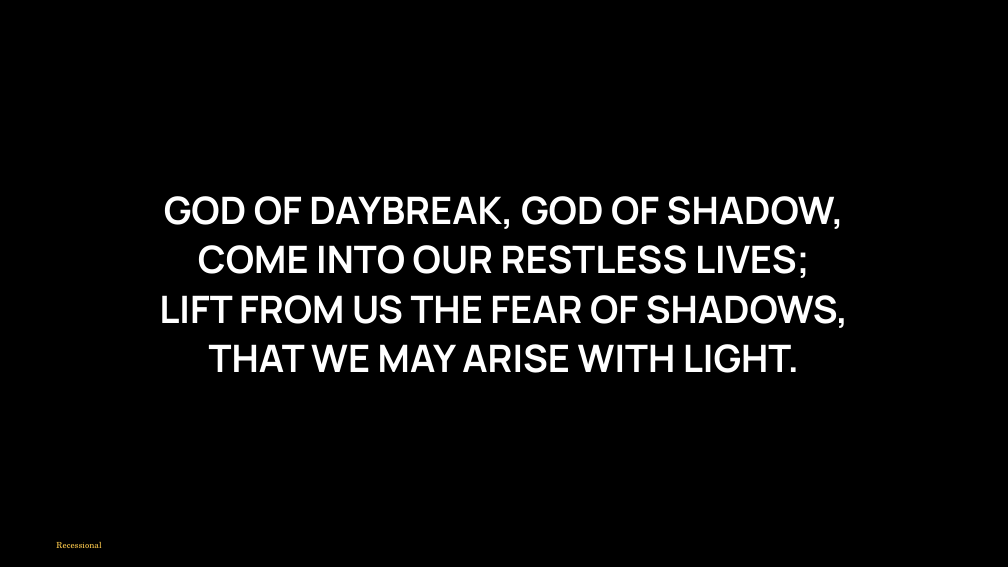
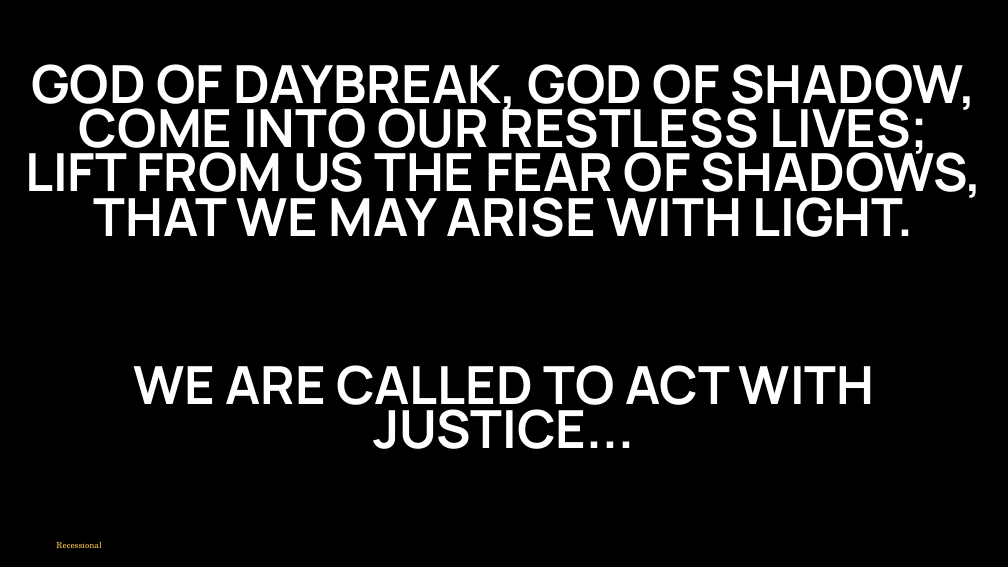
Before and after one commit to divinogabriel9/verbum, a slide deck: slide 72 of outputs/GFCC7Jun2026_TheSolemnityoftheMostHolyBodyandBloodofChrist.pptx (slide 80 before the commit). Drawn at 1008x567 pixels with LibreOffice and Linux fonts; fonts in the diff are those of the drawing. Boxes give left, top, right and bottom in pixels: in the first picture for what was removed or moved away, otherwise in the second. Text is boxed around its words. In the diff, an @@ line names an element or a change of style, - is before the commit and + after.

```diff
--- a/outputs/GFCC7Jun2026_TheSolemnityoftheMostHolyBodyandBloodofChrist.pptx
+++ b/outputs/GFCC7Jun2026_TheSolemnityoftheMostHolyBodyandBloodofChrist.pptx
@@ text "GOD OF DAYBREAK, GOD OF ...": place and size @@
-text "GOD OF DAYBREAK, GOD OF ..." at <box>159,196,849,373</box>
+text "GOD OF DAYBREAK, GOD OF ..." at <box>25,64,982,237</box>
@@ text "GOD OF DAYBREAK, GOD OF ..." at <box>25,64,982,237</box>: size 54 to 75 pt; line spacing 1 to 0.7; less space between paragraphs @@
@@ text added at <box>133,365,875,449</box>, 75 pt, text #FFFFFF, bold @@
+WE ARE CALLED TO ACT WITH JUSTICE...
```
Also in this commit, not shown: 12 other slides changed, 11 slides removed, 11 other files.
